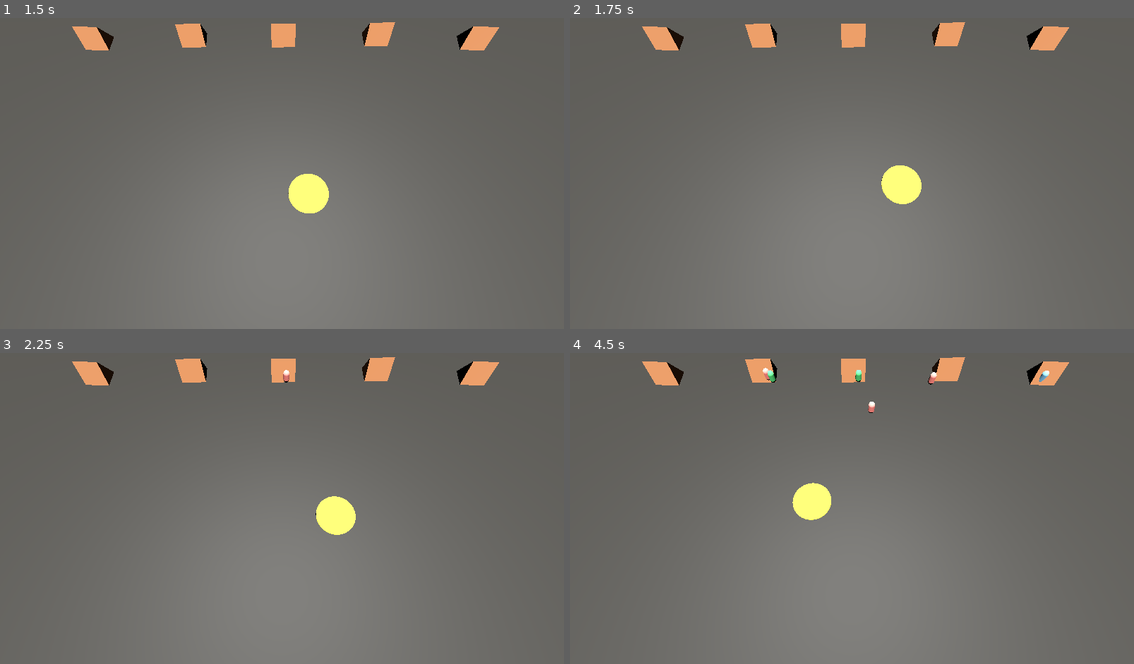
Above: before the commit, frames 1-4 (two rows, left to right).
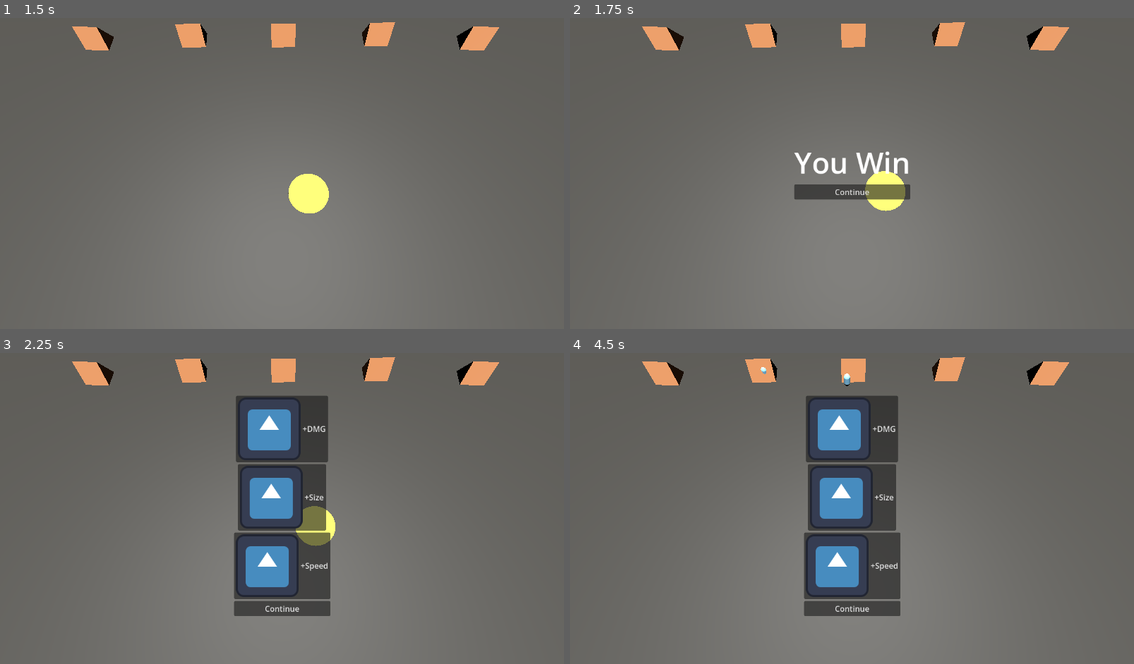
Above: after the commit, the same moments.

Repository: KgHtetNaing/sun_is_watching
Game: Godot game, scene res://scenes/main_scene.tscn
Two runs of this game, one before a commit and one after it. Both use one fixed random seed, a clock stepped at 60 frames per second and the inputs below. The engine's default icon, where the game draws it, is replaced by a stand-in: a white triangle on a blue panel in a dark square.
Inputs (mouse positions are in pixels of both pictures, inside the frame that each line leads up to):
- Up to frame 1 (1.5 s): click "Start" at 0.5 s; tap Enter (ui_accept) at 1.25 s; move the mouse to (406, 154) at 1.27 s
- Up to frame 2 (1.75 s): tap Enter (ui_accept) at 1.52 s
- Up to frame 3 (2.25 s): click (282, 527) at 2 s, where only the run after the commit has a clickable "Continue"
- Up to frame 4 (4.5 s): click (852, 427) at 2.75 s, where only the run after the commit has a clickable "+DMG"; move the mouse to (739, 520) at 3.52 s; tap Enter (ui_accept) at 3.77 s; click (852, 527) at 4.25 s, where only the run after the commit has a clickable "Continue"

Frame 1 is identical in both runs. In frame 2, 2.0% of the frame differs, in the area x 39-63%, y 42-63%; in frame 3, 12%, in the area x 41-64%, y 5-85%; in frame 4, 12%.

Commit message:
enemy spawned on level

Diff:
--- a/scenes/homes.tscn
+++ b/scenes/homes.tscn
@@ -2,9 +2,6 @@
 
 [ext_resource type="Script" uid="uid://c5t0npgmo2llt" path="res://scripts/homes.gd" id="1_nd5jc"]
 [ext_resource type="PackedScene" uid="uid://cjn8o2hnn8qne" path="res://scenes/peep.tscn" id="2_ef8kr"]
-[ext_resource type="PackedScene" uid="uid://ht6p73u07v31" path="res://scenes/peep_skater.tscn" id="3_3fvtq"]
-[ext_resource type="PackedScene" uid="uid://ddq48m0bp3gtu" path="res://scenes/peep_umbrella.tscn" id="4_fosq0"]
-[ext_resource type="PackedScene" uid="uid://cf0303dgkfs3r" path="res://scenes/peep_sunscreen.tscn" id="5_vc128"]
 
 [sub_resource type="StandardMaterial3D" id="StandardMaterial3D_2c62f"]
 albedo_color = Color(0.57262725, 0.3647529, 0.21566135, 1)
@@ -16,7 +13,7 @@
 material_override = SubResource("StandardMaterial3D_2c62f")
 mesh = SubResource("PrismMesh_gyfs4")
 script = ExtResource("1_nd5jc")
-enemy_scene = Array[PackedScene]([ExtResource("3_3fvtq"), ExtResource("5_vc128"), ExtResource("4_fosq0"), ExtResource("2_ef8kr")])
+enemy_scene = Array[PackedScene]([ExtResource("2_ef8kr")])
 
 [node name="spawnPoint" type="Marker3D" parent="." unique_id=1634484428]
 
--- a/scenes/main_scene.tscn
+++ b/scenes/main_scene.tscn
@@ -43,7 +43,6 @@
 
 [node name="Timer" type="Timer" parent="." unique_id=971018918]
 process_mode = 3
-wait_time = 60.0
 one_shot = true
 
 [node name="Camera3D" type="Camera3D" parent="." unique_id=704493747]
--- a/scripts/homes.gd
+++ b/scripts/homes.gd
@@ -10,8 +10,10 @@
 
 
 func _ready():
+	print ("Timer has started")
 	spawn_timer.wait_time = randf_range(1.0 , 6.0)
 	spawn_timer.start()
+
 
 
 
@@ -21,16 +23,35 @@
 
 	var random_enemy =  randi() % enemy_scene.size()
 	var person = enemy_scene[random_enemy].instantiate()
-	print (random_enemy)
+	get_parent().add_child.call_deferred(person)
 	person.escape_point = $"../../escape_point"
-	get_parent().add_child.call_deferred(person)
 	person.global_position = spawn_point.global_position
 	person.home_position = spawn_point.global_position
-
-
-
-
 
 func _on_spawn_timer_timeout() -> void:
 	spawn_person()
 	spawn_timer.wait_time = randf_range(1.0 , 6.0)
+
+	update_difficulity()
+	print ("Enemy scene length" ,len(enemy_scene))
+
+func update_difficulity():
+	var peep_hat = preload("res://scenes/peep_sunscreen.tscn")
+	var peep_umbrella = preload("res://scenes/peep_umbrella.tscn")
+	var peep_skater = preload("res://scenes/peep_skater.tscn")
+
+	if GameManager.current_level >= 2:
+		if not enemy_scene.has(peep_hat):
+			enemy_scene.append(peep_hat)
+			print ("Peep_hat added")
+
+
+	if GameManager.current_level >=4:
+		if not enemy_scene.has(peep_umbrella):
+			enemy_scene.append(peep_umbrella)
+			print ("Peep_umbrella added")
+		#
+	if GameManager.current_level >= 6:
+		if not enemy_scene.has(peep_skater):
+			enemy_scene.append(peep_skater)
+			print("Peep_skater added")
--- a/scripts/people.gd
+++ b/scripts/people.gd
@@ -43,7 +43,7 @@
 		return
 
 	healthpoint -= amount
-	print ("health ", healthpoint)
+
 
 	if healthpoint <= 0:
 		run_back()
@@ -53,7 +53,6 @@
 	target_position = home_position
 
 func destroy_body():
-	print ("reached home")
 	queue_free()
 
 func sucessfully_escape():
--- a/scripts/upgrade_button.gd
+++ b/scripts/upgrade_button.gd
@@ -20,7 +20,7 @@
 			GameManager.size += amount
 		"speed":
 			GameManager.speed += amount
-	print("Upgraded:", upgrade_type)
+
 
 	#send signal to gamemanager to restart the timer
 	GameManager.emit_signal("start_game_requested")
@@ -28,7 +28,7 @@
 	#remove the UI and increase the level in gamemanager
 	get_parent().queue_free()
 	GameManager.current_level += 1
-	print (GameManager.current_level)
+	print ("Current Level" , GameManager.current_level)
 	remove_people()
 
 	#unpause and go back to the game scene
